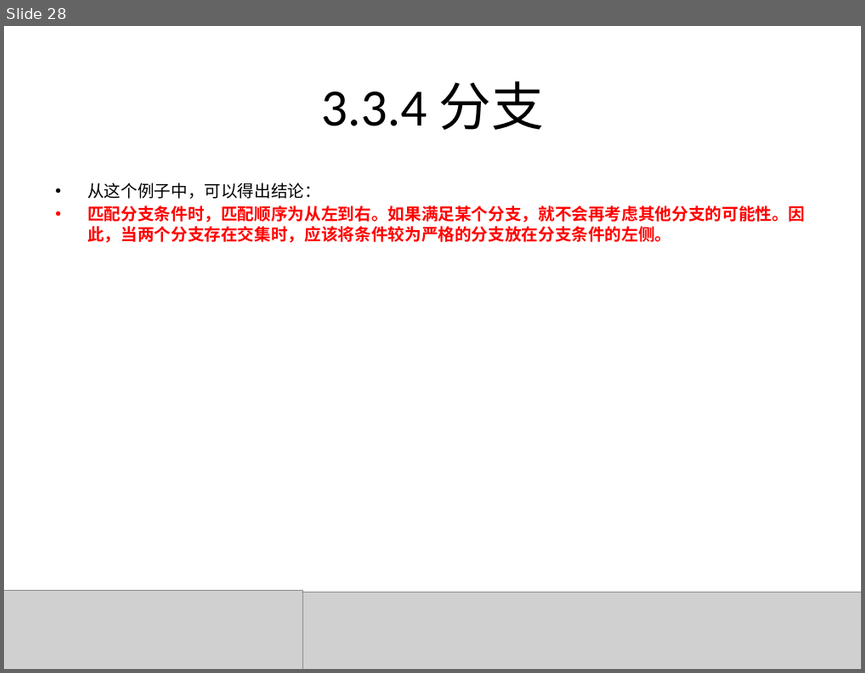
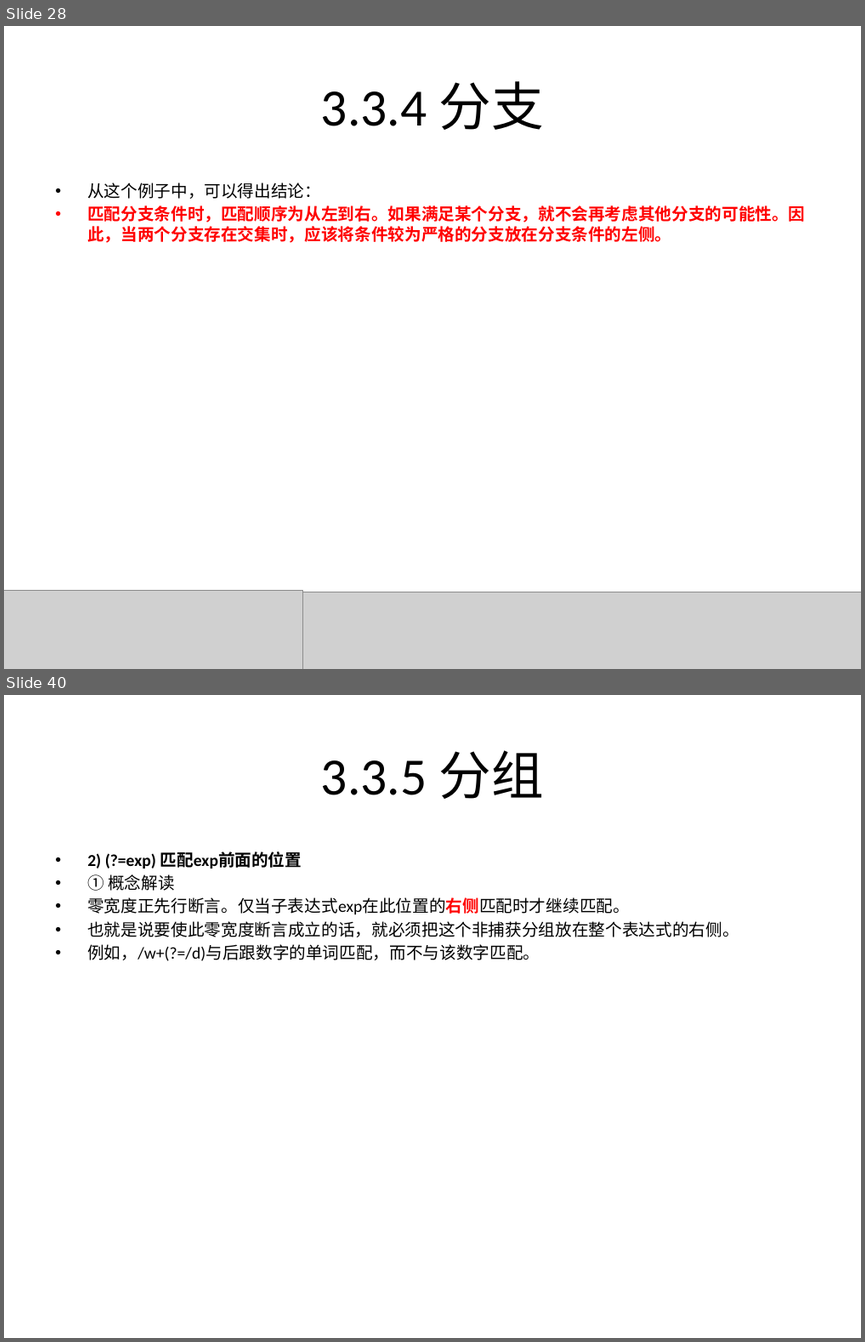
Before and after one commit to rayallen20/regularExpressions, a slide deck: 《PHP核心技术与最佳实践》第3章--正则表达式基础与应用/3.3 正则表达式匹配规则.pptx. Shown one above the other, each under a label of ours: slide 28 before the commit, slides 28 and 40 after it; the slides between them are not shown. The pictures are 865x673 and 865x1342 pixels, drawn with LibreOffice and Linux fonts; fonts in the diff are those of the drawing; grey boxes stand for pictures. Boxes give left, top, right and bottom in pixels: in the first picture for what was removed or moved away, otherwise in the second. Text is boxed around its words. In the diff, an @@ line names an element or a change of style, - is before the commit and + after.

```diff
--- a/《PHP核心技术与最佳实践》第3章--正则表达式基础与应用/3.3 正则表达式匹配规则.pptx
+++ b/《PHP核心技术与最佳实践》第3章--正则表达式基础与应用/3.3 正则表达式匹配规则.pptx
@@ slide 40 added at (x1=4, y1=695, x2=861, y2=1338), background #FFFFFF @@
@@ title added at (x1=321, y1=750, x2=544, y2=799), 44 pt, text #000000 @@
+3.3.5 分组
@@ text added at (x1=87, y1=851, x2=739, y2=961), 14 pt, text #000000 @@
+• 2) (?=exp) 匹配exp前面的位置
+• ① 概念解读
+• 零宽度正先行断言。仅当子表达式exp在此位置的右侧匹配时才继续匹配。
+• 也就是说要使此零宽度断言成立的话，就必须把这个非捕获分组放在整个表达式的右侧。
+• 例如，/w+(?=/d)与后跟数字的单词匹配，而不与该数字匹配。
```
Also in this commit, not shown: 25 other slides added, 6 other files.
